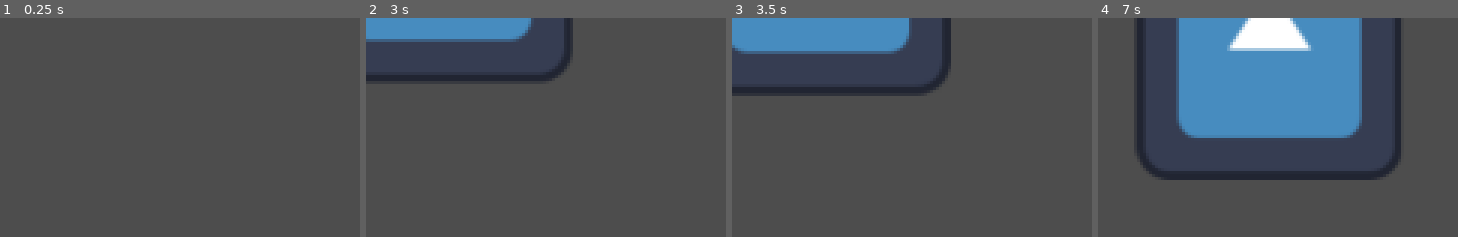
Above: before the commit, frames 1-4 (left to right).
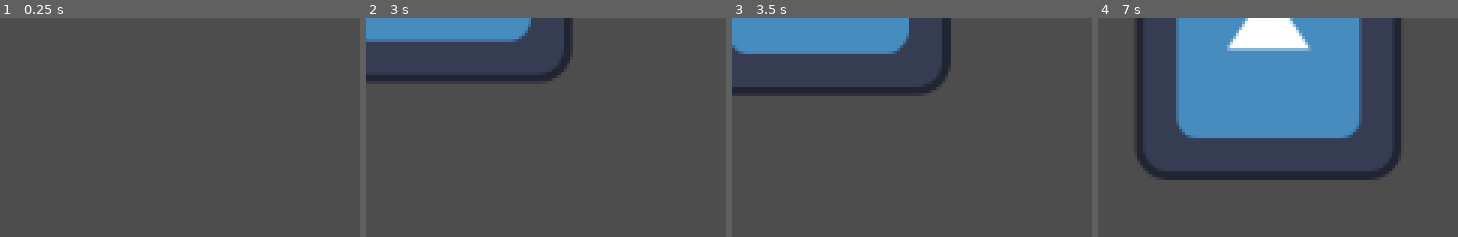
Above: after the commit, the same moments.

Repository: billystein25/GlobalGameJam2026
Game: Godot game, scene res://scenes/enemy.tscn
Same seed, same stepped clock (60 frames per second), same inputs: the game is played once before the commit and once after it. The engine's default icon, where the game draws it, is replaced by a stand-in: a white triangle on a blue panel in a dark square.
Inputs:
- Up to frame 1 (0.25 s): no input
- Up to frame 2 (3 s): tap Enter at 0.5, 2.75 s; tap Space at 1.25 s
- Up to frame 3 (3.5 s): no input
- Up to frame 4 (7 s): tap Space at 5 s

Frame 1 is identical in both runs. In frame 2, 0.5% of the frame differs, in the area x 0-40%, y 9-11%; in frame 3, 0.6%; in frame 4, 1.4%, in the area x 21-74%, y 0-54%.

Commit message:
initial commit

Diff:
--- /dev/null
+++ b/Animation Sprite 2D/Animations/background_field.tres
@@ -0,0 +1,128 @@
+[gd_resource type="SpriteFrames" format=3 uid="uid://cdgr686w03x53"]
+
+[ext_resource type="Texture2D" uid="uid://cpyjyvoni4bon" path="res://Animation Sprite 2D/background_death_ending.webp" id="1_5psag"]
+
+[sub_resource type="AtlasTexture" id="AtlasTexture_5psag"]
+atlas = ExtResource("1_5psag")
+region = Rect2(480, 810, 480, 270)
+
+[sub_resource type="AtlasTexture" id="AtlasTexture_r7qy8"]
+atlas = ExtResource("1_5psag")
+region = Rect2(0, 810, 480, 270)
+
+[sub_resource type="AtlasTexture" id="AtlasTexture_4ex0h"]
+atlas = ExtResource("1_5psag")
+region = Rect2(480, 540, 480, 270)
+
+[sub_resource type="AtlasTexture" id="AtlasTexture_vwemo"]
+atlas = ExtResource("1_5psag")
+region = Rect2(0, 540, 480, 270)
+
+[sub_resource type="AtlasTexture" id="AtlasTexture_tou1r"]
+atlas = ExtResource("1_5psag")
+region = Rect2(480, 270, 480, 270)
+
+[sub_resource type="AtlasTexture" id="AtlasTexture_7fi8j"]
+atlas = ExtResource("1_5psag")
+region = Rect2(0, 270, 480, 270)
+
+[sub_resource type="AtlasTexture" id="AtlasTexture_e5hxx"]
+atlas = ExtResource("1_5psag")
+region = Rect2(480, 0, 480, 270)
+
+[sub_resource type="AtlasTexture" id="AtlasTexture_ek1wm"]
+atlas = ExtResource("1_5psag")
+region = Rect2(0, 0, 480, 270)
+
+[sub_resource type="AtlasTexture" id="AtlasTexture_vali4"]
+atlas = ExtResource("1_5psag")
+region = Rect2(0, 0, 480, 270)
+
+[sub_resource type="AtlasTexture" id="AtlasTexture_pk2aa"]
+atlas = ExtResource("1_5psag")
+region = Rect2(480, 0, 480, 270)
+
+[sub_resource type="AtlasTexture" id="AtlasTexture_l53h8"]
+atlas = ExtResource("1_5psag")
+region = Rect2(0, 270, 480, 270)
+
+[sub_resource type="AtlasTexture" id="AtlasTexture_uoel8"]
+atlas = ExtResource("1_5psag")
+region = Rect2(480, 270, 480, 270)
+
+[sub_resource type="AtlasTexture" id="AtlasTexture_cqmxk"]
+atlas = ExtResource("1_5psag")
+region = Rect2(0, 540, 480, 270)
+
+[sub_resource type="AtlasTexture" id="AtlasTexture_nluam"]
+atlas = ExtResource("1_5psag")
+region = Rect2(480, 540, 480, 270)
+
+[sub_resource type="AtlasTexture" id="AtlasTexture_f0vt2"]
+atlas = ExtResource("1_5psag")
+region = Rect2(0, 810, 480, 270)
+
+[sub_resource type="AtlasTexture" id="AtlasTexture_4xlbi"]
+atlas = ExtResource("1_5psag")
+region = Rect2(480, 810, 480, 270)
+
+[resource]
+animations = [{
+"frames": [{
+"duration": 1.0,
+"texture": SubResource("AtlasTexture_5psag")
+}, {
+"duration": 1.0,
+"texture": SubResource("AtlasTexture_r7qy8")
+}, {
+"duration": 1.0,
+"texture": SubResource("AtlasTexture_4ex0h")
+}, {
+"duration": 1.0,
+"texture": SubResource("AtlasTexture_vwemo")
+}, {
+"duration": 1.0,
+"texture": SubResource("AtlasTexture_tou1r")
+}, {
+"duration": 1.0,
+"texture": SubResource("AtlasTexture_7fi8j")
+}, {
+"duration": 1.0,
+"texture": SubResource("AtlasTexture_e5hxx")
+}, {
+"duration": 1.0,
+"texture": SubResource("AtlasTexture_ek1wm")
+}],
+"loop": false,
+"name": &"in",
+"speed": 11.8
+}, {
+"frames": [{
+"duration": 1.0,
+"texture": SubResource("AtlasTexture_vali4")
+}, {
+"duration": 1.0,
+"texture": SubResource("AtlasTexture_pk2aa")
+}, {
+"duration": 1.0,
+"texture": SubResource("AtlasTexture_l53h8")
+}, {
+"duration": 1.0,
+"texture": SubResource("AtlasTexture_uoel8")
+}, {
+"duration": 1.0,
+"texture": SubResource("AtlasTexture_cqmxk")
+}, {
+"duration": 1.0,
+"texture": SubResource("AtlasTexture_nluam")
+}, {
+"duration": 1.0,
+"texture": SubResource("AtlasTexture_f0vt2")
+}, {
+"duration": 1.0,
+"texture": SubResource("AtlasTexture_4xlbi")
+}],
+"loop": false,
+"name": &"out",
+"speed": 11.0
+}]
--- a/project.godot
+++ b/project.godot
@@ -19,12 +19,54 @@
 
 Globals="*uid://cewk2hstroso8"
 
+[input]
+
+Up={
+"deadzone": 0.2,
+"events": [Object(InputEventKey,"resource_local_to_scene":false,"resource_name":"","device":-1,"window_id":0,"alt_pressed":false,"shift_pressed":false,"ctrl_pressed":false,"meta_pressed":false,"pressed":false,"keycode":0,"physical_keycode":4194320,"key_label":0,"unicode":0,"location":0,"echo":false,"script":null)
+, Object(InputEventKey,"resource_local_to_scene":false,"resource_name":"","device":-1,"window_id":0,"alt_pressed":false,"shift_pressed":false,"ctrl_pressed":false,"meta_pressed":false,"pressed":false,"keycode":0,"physical_keycode":87,"key_label":0,"unicode":119,"location":0,"echo":false,"script":null)
+]
+}
+Down={
+"deadzone": 0.2,
+"events": [Object(InputEventKey,"resource_local_to_scene":false,"resource_name":"","device":-1,"window_id":0,"alt_pressed":false,"shift_pressed":false,"ctrl_pressed":false,"meta_pressed":false,"pressed":false,"keycode":0,"physical_keycode":4194322,"key_label":0,"unicode":0,"location":0,"echo":false,"script":null)
+, Object(InputEventKey,"resource_local_to_scene":false,"resource_name":"","device":-1,"window_id":0,"alt_pressed":false,"shift_pressed":false,"ctrl_pressed":false,"meta_pressed":false,"pressed":false,"keycode":0,"physical_keycode":83,"key_label":0,"unicode":115,"location":0,"echo":false,"script":null)
+]
+}
+Right={
+"deadzone": 0.2,
+"events": [Object(InputEventKey,"resource_local_to_scene":false,"resource_name":"","device":-1,"window_id":0,"alt_pressed":false,"shift_pressed":false,"ctrl_pressed":false,"meta_pressed":false,"pressed":false,"keycode":0,"physical_keycode":4194321,"key_label":0,"unicode":0,"location":0,"echo":false,"script":null)
+, Object(InputEventKey,"resource_local_to_scene":false,"resource_name":"","device":-1,"window_id":0,"alt_pressed":false,"shift_pressed":false,"ctrl_pressed":false,"meta_pressed":false,"pressed":false,"keycode":0,"physical_keycode":68,"key_label":0,"unicode":100,"location":0,"echo":false,"script":null)
+]
+}
+Left={
+"deadzone": 0.2,
+"events": [Object(InputEventKey,"resource_local_to_scene":false,"resource_name":"","device":-1,"window_id":0,"alt_pressed":false,"shift_pressed":false,"ctrl_pressed":false,"meta_pressed":false,"pressed":false,"keycode":0,"physical_keycode":4194319,"key_label":0,"unicode":0,"location":0,"echo":false,"script":null)
+, Object(InputEventKey,"resource_local_to_scene":false,"resource_name":"","device":-1,"window_id":0,"alt_pressed":false,"shift_pressed":false,"ctrl_pressed":false,"meta_pressed":false,"pressed":false,"keycode":0,"physical_keycode":65,"key_label":0,"unicode":97,"location":0,"echo":false,"script":null)
+]
+}
+Jump={
+"deadzone": 0.2,
+"events": [Object(InputEventKey,"resource_local_to_scene":false,"resource_name":"","device":-1,"window_id":0,"alt_pressed":false,"shift_pressed":false,"ctrl_pressed":false,"meta_pressed":false,"pressed":false,"keycode":0,"physical_keycode":32,"key_label":0,"unicode":32,"location":0,"echo":false,"script":null)
+]
+}
+Shoot={
+"deadzone": 0.2,
+"events": [Object(InputEventMouseButton,"resource_local_to_scene":false,"resource_name":"","device":-1,"window_id":0,"alt_pressed":false,"shift_pressed":false,"ctrl_pressed":false,"meta_pressed":false,"button_mask":1,"position":Vector2(316, 22),"global_position":Vector2(335, 118),"factor":1.0,"button_index":1,"canceled":false,"pressed":true,"double_click":false,"script":null)
+]
+}
+Look={
+"deadzone": 0.2,
+"events": []
+}
+
 [physics]
 
 3d/physics_engine="Jolt Physics"
 
 [rendering]
 
+textures/canvas_textures/default_texture_filter=0
 rendering_device/driver.windows="d3d12"
 renderer/rendering_method="gl_compatibility"
 renderer/rendering_method.mobile="gl_compatibility"
--- /dev/null
+++ b/scenes/Main Gameplay.tscn
@@ -0,0 +1,120 @@
+[gd_scene format=3 uid="uid://dgx2ub3h1300o"]
+
+[ext_resource type="Texture2D" uid="uid://dg4vpirhbthk4" path="res://Animation Sprite 2D/Soul Animation UI.webp" id="1_ekrvn"]
+[ext_resource type="SpriteFrames" uid="uid://cdgr686w03x53" path="res://Animation Sprite 2D/Animations/background_field.tres" id="1_voi6i"]
+
+[sub_resource type="LabelSettings" id="LabelSettings_8rfti"]
+font_size = 24
+font_color = Color(0.73280114, 0.50386703, 0.26788285, 1)
+shadow_size = 5
+shadow_color = Color(0.23753911, 0.23753914, 0.23753911, 1)
+
+[sub_resource type="FontVariation" id="FontVariation_8rfti"]
+
+[sub_resource type="LabelSettings" id="LabelSettings_ekrvn"]
+font = SubResource("FontVariation_8rfti")
+font_color = Color(0.45077968, 0.5899621, 1, 1)
+shadow_size = 4
+shadow_color = Color(0.82086635, 0.758558, 0.8277896, 1)
+stacked_outline_count = 1
+stacked_outline_0/size = 6
+stacked_outline_0/color = Color(0.10491943, 0.1386702, 0.28125, 1)
+
+[sub_resource type="AtlasTexture" id="AtlasTexture_voi6i"]
+atlas = ExtResource("1_ekrvn")
+region = Rect2(0, 0, 12, 12)
+
+[sub_resource type="AtlasTexture" id="AtlasTexture_lqe7n"]
+atlas = ExtResource("1_ekrvn")
+region = Rect2(12, 0, 12, 12)
+
+[sub_resource type="AtlasTexture" id="AtlasTexture_f5vgh"]
+atlas = ExtResource("1_ekrvn")
+region = Rect2(24, 0, 12, 12)
+
+[sub_resource type="AtlasTexture" id="AtlasTexture_511w2"]
+atlas = ExtResource("1_ekrvn")
+region = Rect2(0, 12, 12, 12)
+
+[sub_resource type="AtlasTexture" id="AtlasTexture_vqj10"]
+atlas = ExtResource("1_ekrvn")
+region = Rect2(12, 12, 12, 12)
+
+[sub_resource type="AtlasTexture" id="AtlasTexture_td87e"]
+atlas = ExtResource("1_ekrvn")
+region = Rect2(24, 12, 12, 12)
+
+[sub_resource type="AtlasTexture" id="AtlasTexture_38ksf"]
+atlas = ExtResource("1_ekrvn")
+region = Rect2(0, 24, 12, 12)
+
+[sub_resource type="SpriteFrames" id="SpriteFrames_hcxcl"]
+animations = [{
+"frames": [{
+"duration": 1.0,
+"texture": SubResource("AtlasTexture_voi6i")
+}, {
+"duration": 1.0,
+"texture": SubResource("AtlasTexture_lqe7n")
+}, {
+"duration": 1.0,
+"texture": SubResource("AtlasTexture_f5vgh")
+}, {
+"duration": 1.0,
+"texture": SubResource("AtlasTexture_511w2")
+}, {
+"duration": 1.0,
+"texture": SubResource("AtlasTexture_vqj10")
+}, {
+"duration": 1.0,
+"texture": SubResource("AtlasTexture_td87e")
+}, {
+"duration": 1.0,
+"texture": SubResource("AtlasTexture_38ksf")
+}],
+"loop": true,
+"name": &"default",
+"speed": 5.0
+}]
+
+[node name="CanvasLayer" type="CanvasLayer" unique_id=2046284048]
+
+[node name="UI" type="GridContainer" parent="." unique_id=1354555174]
+anchors_preset = 1
+anchor_left = 1.0
+anchor_right = 1.0
+offset_left = -185.0
+offset_right = -81.94995
+offset_bottom = 61.0
+grow_horizontal = 0
+scale = Vector2(1.6699998, 1.79)
+
+[node name="Score" type="Label" parent="UI" unique_id=562142695]
+layout_mode = 2
+text = "Score:   0"
+label_settings = SubResource("LabelSettings_8rfti")
+horizontal_alignment = 2
+vertical_alignment = 1
+
+[node name="Souls" type="Label" parent="UI" unique_id=840262097]
+layout_direction = 3
+layout_mode = 2
+theme_override_constants/line_spacing = 3
+text = "Souls:   0"
+label_settings = SubResource("LabelSettings_ekrvn")
+
+[node name="Field Animation" type="AnimatedSprite2D" parent="." unique_id=405193744]
+z_index = -1
+position = Vector2(571, 330.00003)
+scale = Vector2(2.3999977, 2.4000018)
+sprite_frames = ExtResource("1_voi6i")
+animation = &"out"
+frame = 7
+frame_progress = 1.0
+
+[node name="Soul Animation" type="AnimatedSprite2D" parent="." unique_id=778224398]
+position = Vector2(992, 90.00001)
+scale = Vector2(4.774026, 5.0551186)
+sprite_frames = SubResource("SpriteFrames_hcxcl")
+autoplay = "default"
+frame_progress = 0.30828288
--- /dev/null
+++ b/scenes/Player.tscn
@@ -0,0 +1,11 @@
+[gd_scene format=3 uid="uid://cki75c4q6ug0d"]
+
+[sub_resource type="RectangleShape2D" id="RectangleShape2D_5q5h1"]
+size = Vector2(300, 334.01)
+
+[node name="Area2D" type="Area2D" unique_id=1723239811]
+
+[node name="Sprite2D" type="Sprite2D" parent="." unique_id=1198880788]
+
+[node name="Hitbox" type="CollisionShape2D" parent="." unique_id=619565118]
+shape = SubResource("RectangleShape2D_5q5h1")
--- a/scenes/enemy.tscn
+++ b/scenes/enemy.tscn
@@ -6,7 +6,7 @@
 
 [sub_resource type="CapsuleShape2D" id="CapsuleShape2D_md0e3"]
 radius = 68.0
-height = 150.0
+height = 318.0
 
 [node name="CharacterBody2D" type="CharacterBody2D" unique_id=1655233537]
 safe_margin = 9.144
@@ -19,7 +19,7 @@
 
 [node name="AnimatedSprite2D" type="AnimatedSprite2D" parent="." unique_id=279762641]
 
-[node name="CollisionShape2D" type="CollisionShape2D" parent="." unique_id=1307537726]
+[node name="Hitbox" type="CollisionShape2D" parent="." unique_id=1307537726]
 position = Vector2(0, -68)
 shape = SubResource("CapsuleShape2D_md0e3")
 
@@ -28,3 +28,9 @@
 pitch_scale = 4.0
 
 [node name="snd_die" type="AudioStreamPlayer" parent="." unique_id=886338663]
+
+[node name="Control" type="Control" parent="." unique_id=362181409]
+layout_mode = 3
+anchors_preset = 0
+offset_right = 40.0
+offset_bottom = 40.0
Binary file added: Animation Sprite 2D/Soul Animation UI.webp
Not shown, added: Animation Sprite 2D/Soul Animation UI.webp.import
Binary file added: Animation Sprite 2D/background_death_ending.webp
Not shown, added: Animation Sprite 2D/background_death_ending.webp.import
Not shown, added: Music/Battle Music .mp3.import
Not shown, added: Music/Play Menu - Music Theme.mp3.import
Not shown, added: .DS_Store
Not shown, added: Music/Battle Music .mp3
Not shown, added: Music/Play Menu - Music Theme.mp3
Not shown, added: Sound Effect/.DS_Store
Not shown, added: Sound Effect/Sounds to seperate.mp4
Not shown, added: Sound Effect/Walking Medium Height.mp4
